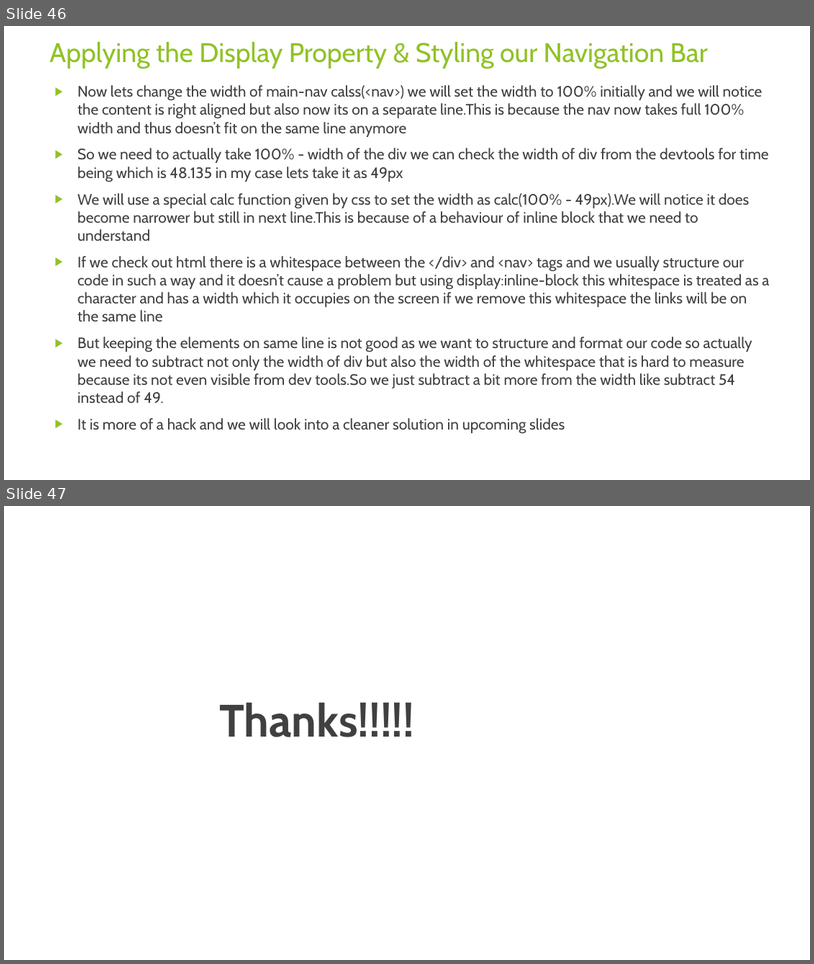
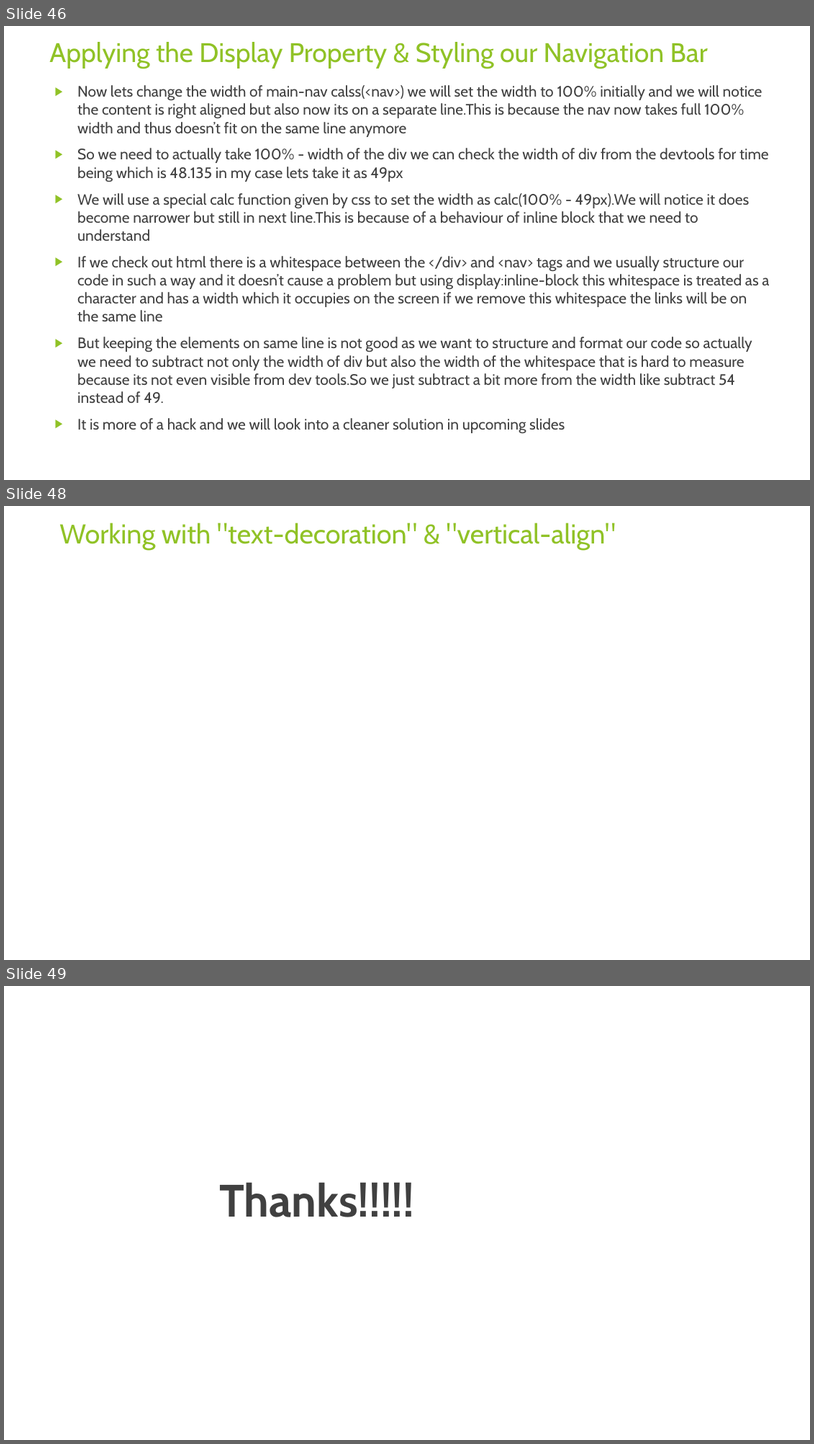
Before and after one commit to rudhrainfogain/CSS, a slide deck: PPT/Css-v3.pptx. Shown one above the other, each under a label of ours: slides 46 and 47 before the commit, slides 46, 48 and 49 after it; the slides between them are not shown. The pictures are 814x964 and 814x1444 pixels, drawn with LibreOffice and Linux fonts; fonts in the diff are those of the drawing. Boxes give left, top, right and bottom in pixels: in the first picture for what was removed or moved away, otherwise in the second. Text is boxed around its words. In the diff, an @@ line names an element or a change of style, - is before the commit and + after.

Commit message:
Working with text decoration and vertical align

```diff
--- a/PPT/Css-v3.pptx
+++ b/PPT/Css-v3.pptx
@@ slide 48 added at (4,506,810,960), background #FFFFFF @@
@@ title added at (59,523,615,550), 32.4 pt, text #90C226 @@
+Working with "text-decoration" & "vertical-align"
@@ what was slide 47 is now slide 49 @@
```
Also in this commit, not shown: 1 other slide added, 2 other files.
